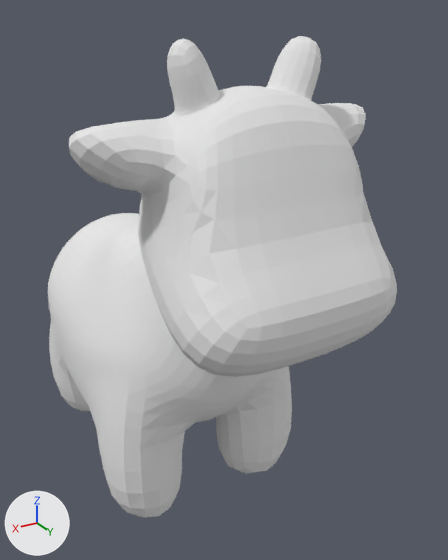
Renders of the OBJ model data/cow_mesh/cow.obj from each side of a commit.
Rendered twice from a 50 mm camera at (0.934, 1.714, 1.011) aimed at (-0.152, -0.097, 0.105). Every picture has the same lights, and +X, +Y and +Z are marked at lower left. Where no turn or scale is listed for an object, it has been applied to the vertices.

The scene before the commit, as lines of its bpy script (objects in view):
```python
me_cow = bpy.data.meshes.new('cow')
me_cow.from_pydata(...)  # 2930 vertices, 5856 faces; spans x -0.47..0.47, y -1.05..0.67, z -0.74..0.95
me_cow.materials.append(mat_material_1)  # white #e7e7e7
ob_cow = bpy.data.objects.new('cow', me_cow)
ob_cow.location = (0.0, 0.0, 0.0)
```
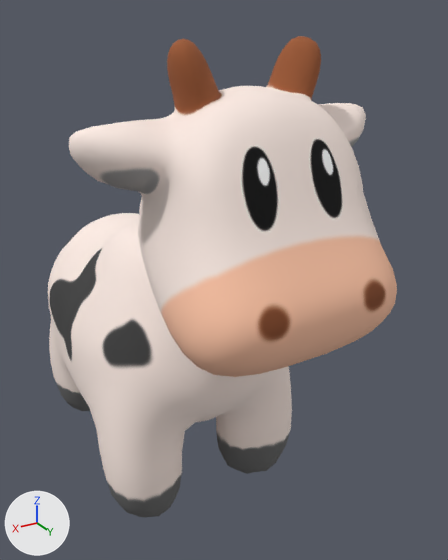
The newer file is also rescaled (x0.1) as a whole; pictures and numbers use the older file's frame.

What the commit changed:
Picture 'cow_texture.png' (img_cow_texture_png) is new.
Material 'material_0' (mat_material_0) is new.
Its texture is img_cow_texture_png.
Its roughness is 1.0.
me_cow has 2930 vertices, 5856 faces and spans x -0.47..0.47, y -1.05..0.67, z -0.74..0.95.
me_cow no longer uses material mat_material_1 (white #e7e7e7).
me_cow now uses material mat_material_0 (picture img_cow_texture_png).

Boxes [x1, y1, x2, y2] around the edits, measured in the pictures (448 x 560 px):
'cow', recoloured
    both: [48, 36, 397, 517]
